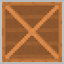
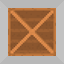
Two versions of the same layered image (64px x 64px). Layer-by-layer changes:
painted on "Layer 2" over (x1=2, y1=2, x2=62, y2=62)
